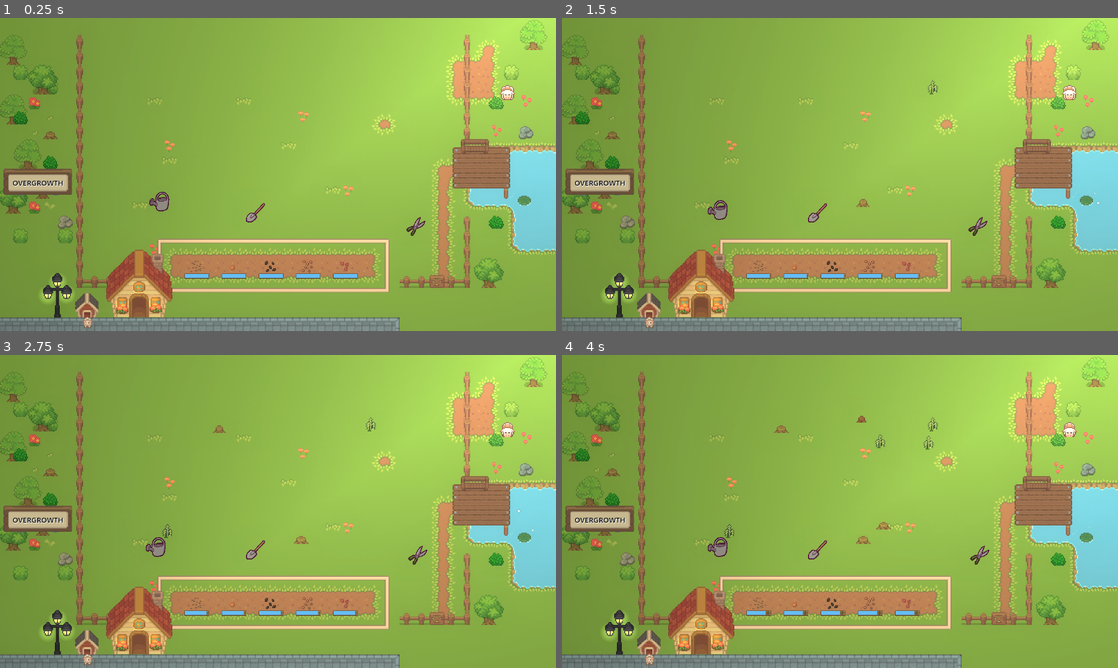
Above: before the commit, frames 1-4 (two rows, left to right).
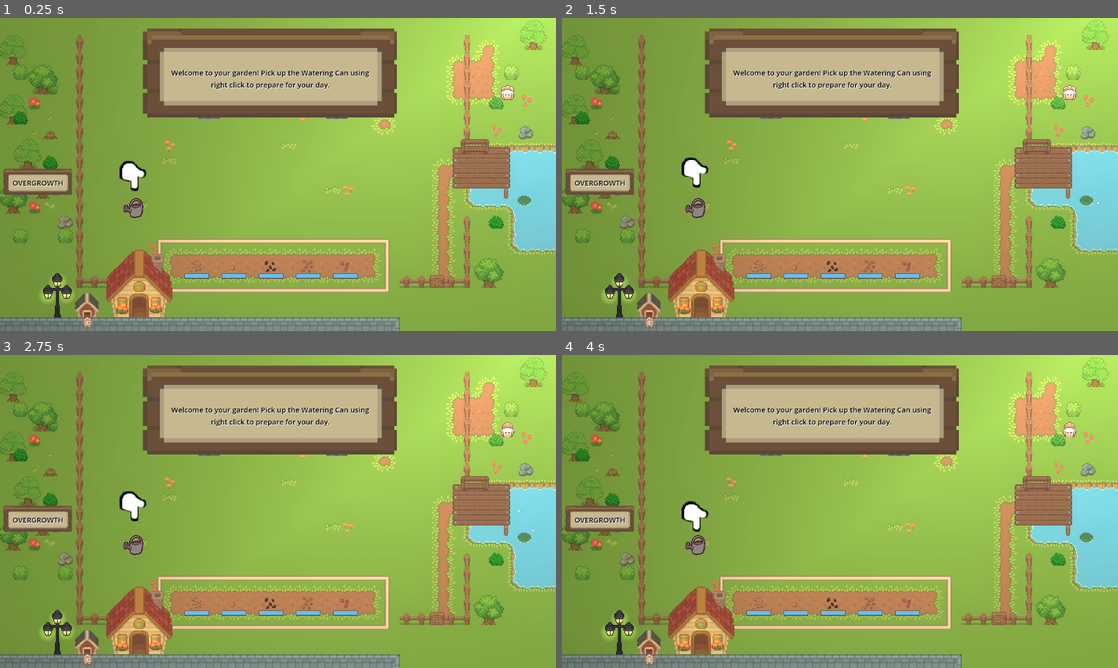
Above: after the commit, the same moments.

Repository: Piggward/GetOutOfMeGarden
Game: Godot game, scene res://scenes/main_scene_art.tscn
The game is run twice, just before and just after one commit, with the same random seed, the same clock (stepped at 60 frames per second) and the same inputs.
Inputs (mouse positions are in pixels of both pictures, inside the frame that each line leads up to):
- Up to frame 1 (0.25 s): no input
- Up to frame 2 (1.5 s): tap Enter at 0.5, 1.25 s; move the mouse to (723, 202) at 0.52 s; hold Right mouse button (right_click) 0.53-1.28 s; click (723, 202) at 0.67 s; move the mouse to (817, 212) at 1.27 s; click (817, 212) at 1.35 s
- Up to frame 3 (2.75 s): right-click (255, 549) at 1.55 s; tap Enter at 2 s; move the mouse to (417, 564) at 2.02 s; hold Right mouse button (right_click) from 2.03 s (still down); click (417, 564) at 2.17 s
- Up to frame 4 (4 s): tap Enter at 2.75, 3.5 s; move the mouse to (812, 574) at 2.77 s; release Right mouse button (right_click) at 2.78 s; right-click (812, 574) at 2.85 s; click (812, 574) at 2.92 s; move the mouse to (1006, 558) at 3.52 s; press the mouse at (1006, 558) at 3.53 s; right-click (1006, 558) at 3.8 s

The runs differ from the first frame. In frame 1, 14% of the frame differs, in the area x 21-77%, y 3-70%; in frame 2, 14%; in frame 3, 14%; in frame 4, 14%, in the area x 21-77%, y 3-84%.

Commit message:
bugfix and tutorial improvement

Diff:
--- a/scenes/main_scene_art.tscn
+++ b/scenes/main_scene_art.tscn
@@ -11,7 +11,6 @@
 [ext_resource type="PackedScene" uid="uid://blkawa1nvi8ob" path="res://scenes/flower_bed.tscn" id="4_xa8rf"]
 [ext_resource type="Texture2D" uid="uid://dti8xo1td4twl" path="res://assets/animals/sheep_baby animation.png" id="5_wau27"]
 [ext_resource type="PackedScene" uid="uid://dpg62jqn51xjl" path="res://scenes/bunny_manager.tscn" id="6_0jxs1"]
-[ext_resource type="PackedScene" uid="uid://ue117ad88ghi" path="res://scenes/tools/watering_can.tscn" id="6_qceur"]
 [ext_resource type="PackedScene" uid="uid://uoo3t71yuptp" path="res://scenes/spawnable_area.tscn" id="7_smrwv"]
 [ext_resource type="PackedScene" uid="uid://cw7ektx7rvu53" path="res://scenes/player/player.tscn" id="8_smrwv"]
 [ext_resource type="Script" uid="uid://d3wkbtn4suwqm" path="res://scripts/canvas_layer.gd" id="16_01anq"]
@@ -19,6 +18,33 @@
 [ext_resource type="Texture2D" uid="uid://wa087bm7hq7i" path="res://assets/ui/UI.png" id="18_01anq"]
 [ext_resource type="Script" uid="uid://dwsrb5u1m7wgm" path="res://scenes/next_rect.gd" id="19_emd7q"]
 [ext_resource type="PackedScene" uid="uid://br87xu4ho1sjl" path="res://scenes/general_label.tscn" id="19_wau27"]
+
+[sub_resource type="Animation" id="Animation_emd7q"]
+length = 0.001
+tracks/0/type = "value"
+tracks/0/imported = false
+tracks/0/enabled = true
+tracks/0/path = NodePath("../Boundries/Bounds/CollisionShape2D7:position")
+tracks/0/interp = 1
+tracks/0/loop_wrap = true
+tracks/0/keys = {
+"times": PackedFloat32Array(0, 0.001),
+"transitions": PackedFloat32Array(1, 1),
+"update": 0,
+"values": [Vector2(211.25, 48), Vector2(208, -77)]
+}
+tracks/1/type = "value"
+tracks/1/imported = false
+tracks/1/enabled = true
+tracks/1/path = NodePath("../Boundries/ToolArea/CollisionShape2D:position")
+tracks/1/interp = 1
+tracks/1/loop_wrap = true
+tracks/1/keys = {
+"times": PackedFloat32Array(0),
+"transitions": PackedFloat32Array(1),
+"update": 0,
+"values": [Vector2(343.5, 156)]
+}
 
 [sub_resource type="Animation" id="Animation_wau27"]
 resource_name = "tutorial"
@@ -48,33 +74,6 @@
 "values": [Vector2(343.5, 155), Vector2(343.5, 219)]
 }
 
-[sub_resource type="Animation" id="Animation_emd7q"]
-length = 0.001
-tracks/0/type = "value"
-tracks/0/imported = false
-tracks/0/enabled = true
-tracks/0/path = NodePath("../Boundries/Bounds/CollisionShape2D7:position")
-tracks/0/interp = 1
-tracks/0/loop_wrap = true
-tracks/0/keys = {
-"times": PackedFloat32Array(0),
-"transitions": PackedFloat32Array(1),
-"update": 0,
-"values": [Vector2(211.25, 48)]
-}
-tracks/1/type = "value"
-tracks/1/imported = false
-tracks/1/enabled = true
-tracks/1/path = NodePath("../Boundries/ToolArea/CollisionShape2D:position")
-tracks/1/interp = 1
-tracks/1/loop_wrap = true
-tracks/1/keys = {
-"times": PackedFloat32Array(0),
-"transitions": PackedFloat32Array(1),
-"update": 0,
-"values": [Vector2(343.5, 156)]
-}
-
 [sub_resource type="AnimationLibrary" id="AnimationLibrary_ta3j7"]
 _data = {
 &"RESET": SubResource("Animation_emd7q"),
@@ -303,7 +302,6 @@
 
 [node name="TutorialManager" type="Node" parent="."]
 script = ExtResource("1_h3kef")
-show_tutorial = false
 
 [node name="FirstWeedMarker" type="Marker2D" parent="TutorialManager"]
 position = Vector2(430, 185)
@@ -468,7 +466,7 @@
 shape = SubResource("RectangleShape2D_1r8fp")
 
 [node name="VattenKannaMarker" type="Marker2D" parent="Boundries/ToolArea"]
-position = Vector2(160, 233)
+position = Vector2(193, 218)
 
 [node name="ShovelMarker" type="Marker2D" parent="Boundries/ToolArea"]
 position = Vector2(325, 223)
@@ -497,9 +495,6 @@
 spawn_area_height = 200.0
 
 [node name="Player" parent="." instance=ExtResource("8_smrwv")]
-
-[node name="WateringCan" parent="." instance=ExtResource("6_qceur")]
-position = Vector2(221, 211)
 
 [node name="LightOccluder2D" type="LightOccluder2D" parent="."]
 occluder = SubResource("OccluderPolygon2D_ul6ws")
@@ -517,6 +512,7 @@
 [node name="TextureRect" parent="CanvasLayer" instance=ExtResource("19_wau27")]
 
 [node name="ToolTip" parent="CanvasLayer" instance=ExtResource("19_wau27")]
+visible = false
 anchors_preset = -1
 anchor_left = 0.466
 anchor_top = 0.01
@@ -562,5 +558,4 @@
 [connection signal="mouse_exited" from="CanvasLayer/ToolTip/NextRect" to="CanvasLayer/ToolTip/NextRect" method="_on_mouse_exited"]
 
 [editable path="SpawnableArea"]
-[editable path="WateringCan"]
 [editable path="CanvasLayer/ToolTip"]
--- /dev/null
+++ b/scenes/spawn_tool_particle.tscn
@@ -0,0 +1,29 @@
+[gd_scene load_steps=5 format=3 uid="uid://xh17gek584h7"]
+
+[ext_resource type="Texture2D" uid="uid://bq0wi8nw060no" path="res://assets/particles/star_06.png" id="1_rgovn"]
+
+[sub_resource type="Curve" id="Curve_pi2mk"]
+_data = [Vector2(0, 0), 0.0, 0.0, 0, 0, Vector2(0.213235, 1), 0.0, 0.0, 0, 0, Vector2(1, 0), 0.0, 0.0, 0, 0]
+point_count = 3
+
+[sub_resource type="CurveTexture" id="CurveTexture_7pjwq"]
+curve = SubResource("Curve_pi2mk")
+
+[sub_resource type="ParticleProcessMaterial" id="ParticleProcessMaterial_hcmod"]
+particle_flag_disable_z = true
+angular_velocity_min = 45.0
+angular_velocity_max = 45.0
+gravity = Vector3(0, 0, 0)
+scale_min = 0.15
+scale_max = 0.15
+scale_curve = SubResource("CurveTexture_7pjwq")
+
+[node name="SpawnToolStar" type="GPUParticles2D"]
+z_index = 1
+texture_filter = 1
+emitting = false
+amount = 1
+texture = ExtResource("1_rgovn")
+lifetime = 1.5
+one_shot = true
+process_material = SubResource("ParticleProcessMaterial_hcmod")
--- a/scenes/tools/test.tscn
+++ b/scenes/tools/test.tscn
@@ -19,9 +19,6 @@
 [node name="WateringCan" parent="." instance=ExtResource("1_kx1v6")]
 position = Vector2(8, -10)
 
-[node name="GPUParticles2D" parent="WateringCan/WaterMarker" index="0"]
-emitting = true
-
 [node name="Camera2D" type="Camera2D" parent="."]
 zoom = Vector2(5, 5)
 
--- a/scenes/tools/watering_can.gd
+++ b/scenes/tools/watering_can.gd
@@ -26,12 +26,13 @@
 func stop_performing_action():
 	if not holding_action:
 		return
+	reset()
+	pass
+
+func reset():
 	holding_action = false
 	performing_action = false
-	animation_player.play_backwards("water")
-	for child in water_marker.get_children():
-		child.emitting = false
-	pass
+	animation_player.play("RESET")
 
 func _process(delta: float) -> void:
 	if interactable_areas.size() > 0 and performing_action:
--- a/scenes/tools/watering_can.tscn
+++ b/scenes/tools/watering_can.tscn
@@ -28,6 +28,90 @@
 tracks/1/interp = 1
 tracks/1/loop_wrap = true
 tracks/1/keys = {
+"times": PackedFloat32Array(0),
+"transitions": PackedFloat32Array(1),
+"update": 1,
+"values": [false]
+}
+tracks/2/type = "value"
+tracks/2/imported = false
+tracks/2/enabled = true
+tracks/2/path = NodePath("WaterMarker/GPUParticles2D:emitting")
+tracks/2/interp = 1
+tracks/2/loop_wrap = true
+tracks/2/keys = {
+"times": PackedFloat32Array(0),
+"transitions": PackedFloat32Array(1),
+"update": 1,
+"values": [false]
+}
+tracks/3/type = "value"
+tracks/3/imported = false
+tracks/3/enabled = true
+tracks/3/path = NodePath("WaterMarker/GPUParticles2D2:emitting")
+tracks/3/interp = 1
+tracks/3/loop_wrap = true
+tracks/3/keys = {
+"times": PackedFloat32Array(0),
+"transitions": PackedFloat32Array(1),
+"update": 1,
+"values": [false]
+}
+tracks/4/type = "value"
+tracks/4/imported = false
+tracks/4/enabled = true
+tracks/4/path = NodePath("WaterMarker/GPUParticles2D3:emitting")
+tracks/4/interp = 1
+tracks/4/loop_wrap = true
+tracks/4/keys = {
+"times": PackedFloat32Array(0),
+"transitions": PackedFloat32Array(1),
+"update": 1,
+"values": [false]
+}
+tracks/5/type = "value"
+tracks/5/imported = false
+tracks/5/enabled = true
+tracks/5/path = NodePath("WaterMarker/GPUParticles2D4:emitting")
+tracks/5/interp = 1
+tracks/5/loop_wrap = true
+tracks/5/keys = {
+"times": PackedFloat32Array(0),
+"transitions": PackedFloat32Array(1),
+"update": 1,
+"values": [false]
+}
+tracks/6/type = "value"
+tracks/6/imported = false
+tracks/6/enabled = true
+tracks/6/path = NodePath("WaterMarker/GPUParticles2D5:emitting")
+tracks/6/interp = 1
+tracks/6/loop_wrap = true
+tracks/6/keys = {
+"times": PackedFloat32Array(0),
+"transitions": PackedFloat32Array(1),
+"update": 1,
+"values": [false]
+}
+tracks/7/type = "value"
+tracks/7/imported = false
+tracks/7/enabled = true
+tracks/7/path = NodePath("WaterMarker/GPUParticles2D6:emitting")
+tracks/7/interp = 1
+tracks/7/loop_wrap = true
+tracks/7/keys = {
+"times": PackedFloat32Array(0),
+"transitions": PackedFloat32Array(1),
+"update": 1,
+"values": [false]
+}
+tracks/8/type = "value"
+tracks/8/imported = false
+tracks/8/enabled = true
+tracks/8/path = NodePath("WaterMarker/GPUParticles2D7:emitting")
+tracks/8/interp = 1
+tracks/8/loop_wrap = true
+tracks/8/keys = {
 "times": PackedFloat32Array(0),
 "transitions": PackedFloat32Array(1),
 "update": 1,
--- a/scripts/tool_area.gd
+++ b/scripts/tool_area.gd
@@ -4,21 +4,38 @@
 @onready var vatten_kanna_marker: Marker2D = $VattenKannaMarker
 @onready var scissor_marker: Marker2D = $ScissorMarker
 @onready var shovel_marker = $ShovelMarker
+const SPAWN_TOOL_PARTICLE = preload("res://scenes/spawn_tool_particle.tscn")
 
 func _on_body_exited(body: Node2D) -> void:
 	if body is Scissors:
 		body._setheld(false)
-		await get_tree().create_timer(0.2).timeout
 		body.linear_velocity = Vector2.ZERO
+		body.visible = false
+		var spawn = SPAWN_TOOL_PARTICLE.instantiate()
+		scissor_marker.add_child(spawn)
+		await get_tree().create_timer(1).timeout
+		spawn.emitting = true
 		body.global_position = scissor_marker.global_position
+		body.visible = true
 	if body is WateringCan:
+		body.holding_action = true
 		body._setheld(false)
-		await get_tree().create_timer(0.2).timeout
 		body.linear_velocity = Vector2.ZERO
+		body.visible = false
+		var spawn = SPAWN_TOOL_PARTICLE.instantiate()
+		vatten_kanna_marker.add_child(spawn)
+		await get_tree().create_timer(1).timeout
+		spawn.emitting = true
 		body.global_position = vatten_kanna_marker.global_position
+		body.visible = true
 	if body is Shovel:
 		body._setheld(false)
-		await get_tree().create_timer(0.2).timeout
 		body.linear_velocity = Vector2.ZERO
+		body.visible = false
+		var spawn = SPAWN_TOOL_PARTICLE.instantiate()
+		shovel_marker.add_child(spawn)
+		await get_tree().create_timer(1).timeout
+		spawn.emitting = true
 		body.global_position = shovel_marker.global_position
+		body.visible = true
 	pass # Replace with function body.
--- a/scripts/tutorial_manager.gd
+++ b/scripts/tutorial_manager.gd
@@ -15,26 +15,34 @@
 const ROOT = preload("res://scenes/root.tscn")
 @onready var first_stump_marker = $FirstStumpMarker
 @onready var pointer = $Pointer
-@onready var watering_can = $"../WateringCan"
+var watering_can: WateringCan
 @onready var flower_bed = $"../FlowerBed"
 var flowers: Array[Area2D] = []
 @onready var bunny_throw_marker = $"Bunny Throw Marker"
 @onready var next_rect = $"../CanvasLayer/ToolTip/NextRect"
 @onready var animation_player = $AnimationPlayer
-
+@onready var tool_area = $"../Boundries/ToolArea"
+const WATERING_CAN = preload("res://scenes/tools/watering_can.tscn")
 @export var show_tutorial: bool = true
+@onready var vatten_kanna_marker = $"../Boundries/ToolArea/VattenKannaMarker"
 
 func _ready():
 	if not show_tutorial:
 		await get_parent().ready
 		var s = SHOVEL.instantiate()
 		var ss = SCISSORS.instantiate()
-		get_parent().add_child(s)
-		get_parent().add_child(ss)
+		tool_area.add_child(s)
+		tool_area.add_child(ss)
 		s.global_position = shovel_marker.global_position
 		ss.global_position = scissor_marker.global_position
+		watering_can = WATERING_CAN.instantiate()
+		watering_can.global_position = vatten_kanna_marker.global_position
+		tool_area.add_child(watering_can)
 		tutorial_finished()
 		return
+	watering_can = WATERING_CAN.instantiate()
+	watering_can.global_position = vatten_kanna_marker.global_position
+	tool_area.add_child(watering_can)
 	Global.has_interacted.connect(_on_first_interact)
 	Global.has_picked_up.connect(_on_first_pick_up)
 	tool_tip.visible = true
@@ -63,6 +71,7 @@
 		await next_rect.next_pressed
 		tool_label.text = "But watch out! Your garden is host to vicious weeds"
 		overgrowth_bar.visible = true
+		overgrowth_bar.value = overgrowth_bar.max_value / 2
 		var weed = WEED.instantiate()
 		get_tree().root.add_child(weed)
 		weed.global_position = first_weed_marker.global_position
@@ -78,6 +87,7 @@
 		pointer.global_position = scissor.global_position + Vector2(0, -30)
 		await weed.die
 		tool_label.text = "Outstanding! You are a god!"
+		overgrowth_bar.value = 0
 		pointer.visible = false
 		next_rect.visible = true
 		await next_rect.next_pressed
@@ -109,6 +119,7 @@
 		get_tree().root.add_child(stump)
 		await stump.die
 		tool_label.text = "Great, you are now on your own, good luck!"
+		pointer.visible = false
 		next_rect.visible = true
 		next_rect.get_child(0).text = "Begin!"
 		await next_rect.next_pressed
Not shown: 1 places in scenes/main_scene_art.tscn that only renumber resources
